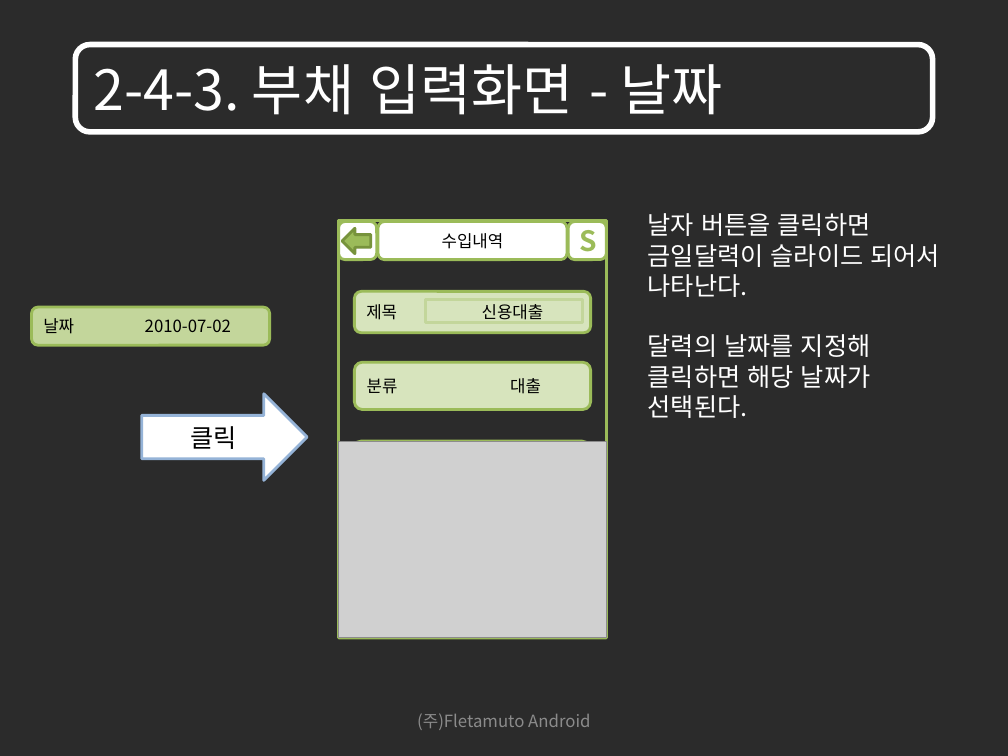
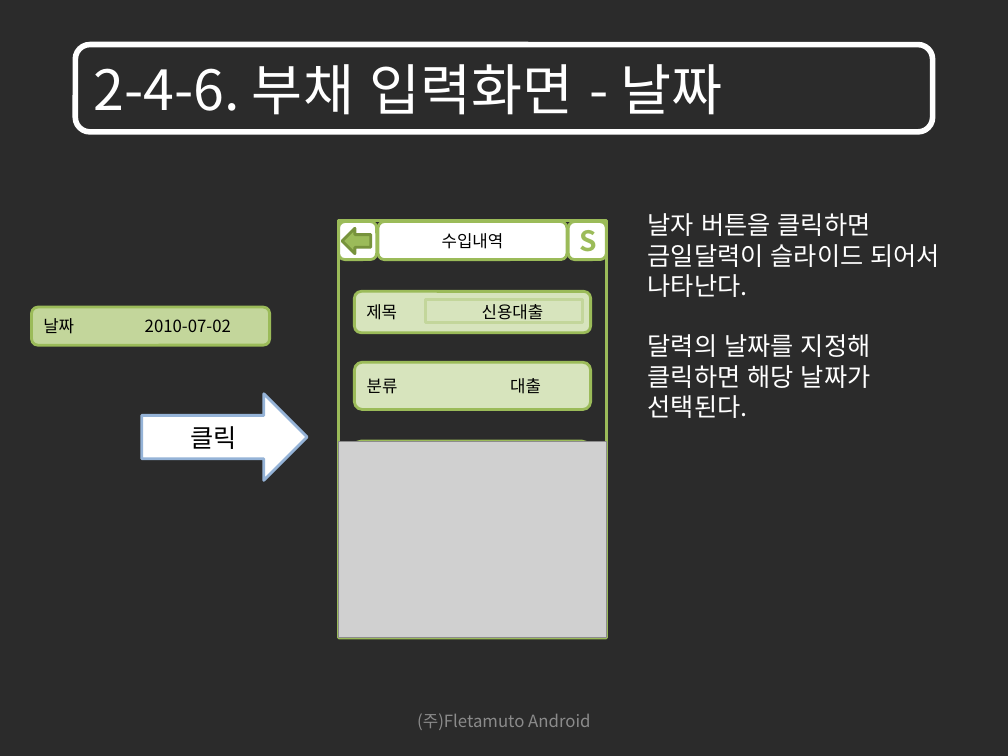
Before and after one commit to limjunghoon/fmfinance, a slide deck: slide 45 of trunk/DOC/GUI/GUI_Guide_For_Investment_Techniques_SW_101008_V1.2.pptx (slide 43 before the commit). Drawn at 1008x756 pixels with LibreOffice and Linux fonts; fonts in the diff are those of the drawing; grey boxes stand for pictures; background and template pictures are left out; a plain dark background stands for a picture behind light text. Boxes give left, top, right and bottom in pixels: in the first picture for what was removed or moved away, otherwise in the second. Text is boxed around its words. In the diff, an @@ line names an element or a change of style, - is before the commit and + after.

```diff
--- a/trunk/DOC/GUI/GUI_Guide_For_Investment_Techniques_SW_101008_V1.2.pptx
+++ b/trunk/DOC/GUI/GUI_Guide_For_Investment_Techniques_SW_101008_V1.2.pptx
@@ title at (93,64,723,115): text changed @@
-2-4-3. 부채 입력화면 - 날짜
+2-4-6. 부채 입력화면 - 날짜
```
Also in this commit, not shown: 7 other slides changed, 2 slides added.
